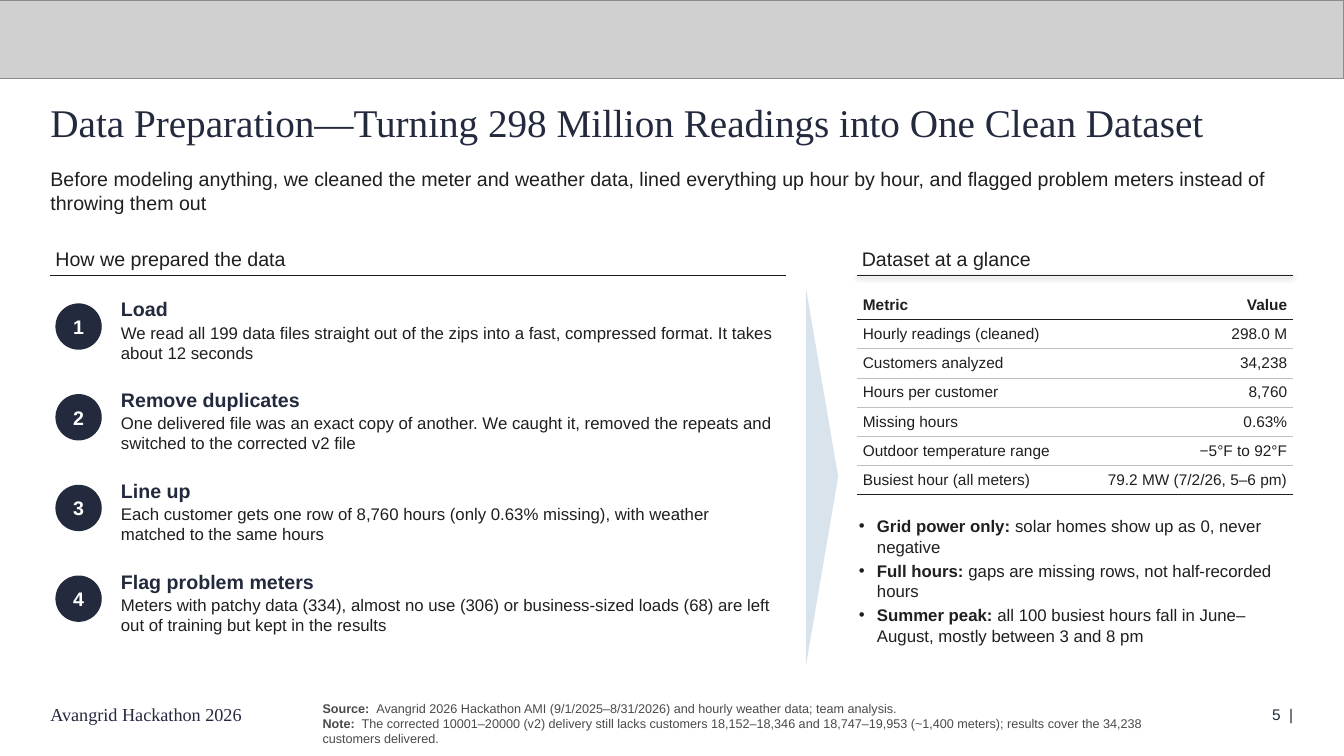
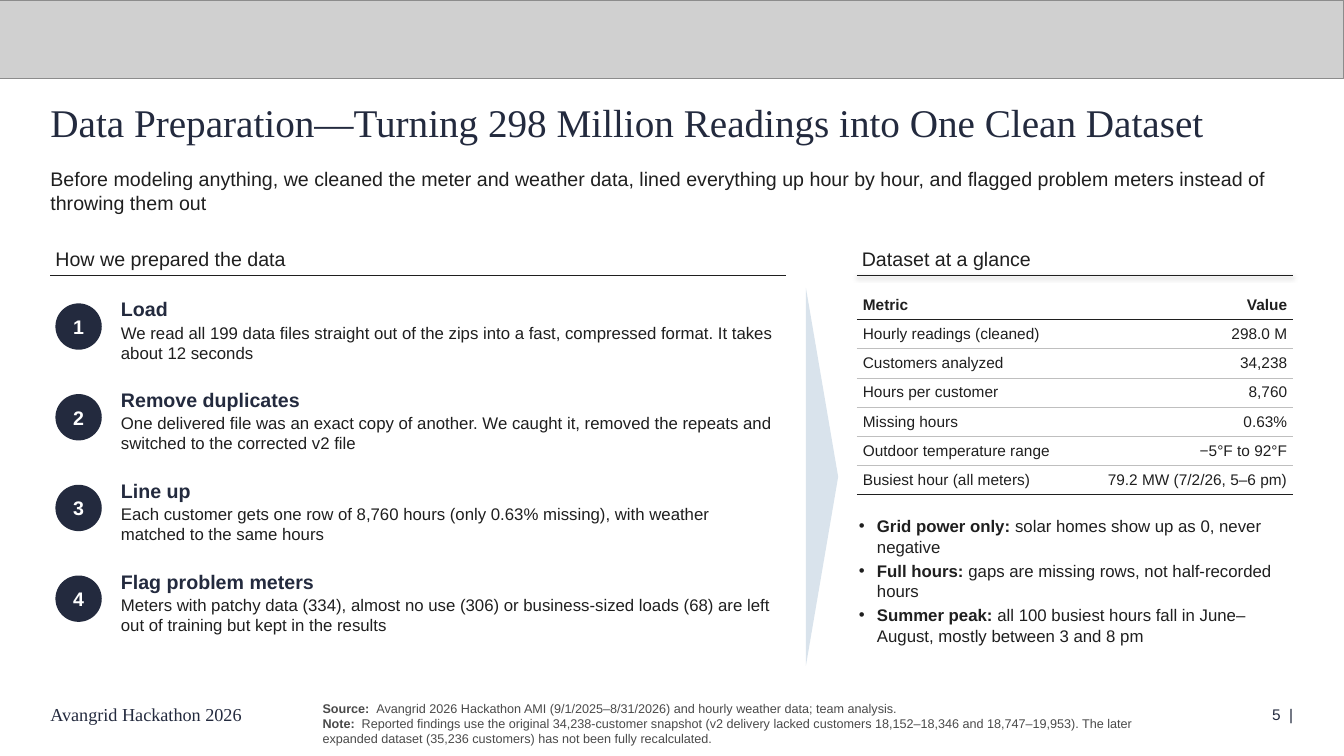
Before and after one commit to heidzehu/avangrid-hackathon-2026, a slide deck: slide 5 of deck/Final_Submission_DRAFT.pptx. Drawn at 1344x756 pixels with LibreOffice and Linux fonts; fonts in the diff are those of the drawing; grey boxes stand for pictures. Boxes give left, top, right and bottom in pixels: in the first picture for what was removed or moved away, otherwise in the second. Text is boxed around its words. In the diff, an @@ line names an element or a change of style, - is before the commit and + after.

```diff
--- a/deck/Final_Submission_DRAFT.pptx
+++ b/deck/Final_Submission_DRAFT.pptx
@@ text at (x1=323, y1=719, x2=1132, y2=746): text changed @@
-Note: The corrected 10001–20000 (v2) delivery still lacks customers 18,152–18,346 and 18,747–19,953 (~1,400 meters); results cover the 34,238 customers delivered.
+Note: Reported findings use the original 34,238-customer snapshot (v2 delivery lacked customers 18,152–18,346 and 18,747–19,953). The later expanded dataset (35,236 customers) has not been fully recalculated.
```
Also in this commit, not shown: 7 other slides changed, 2 other files.
